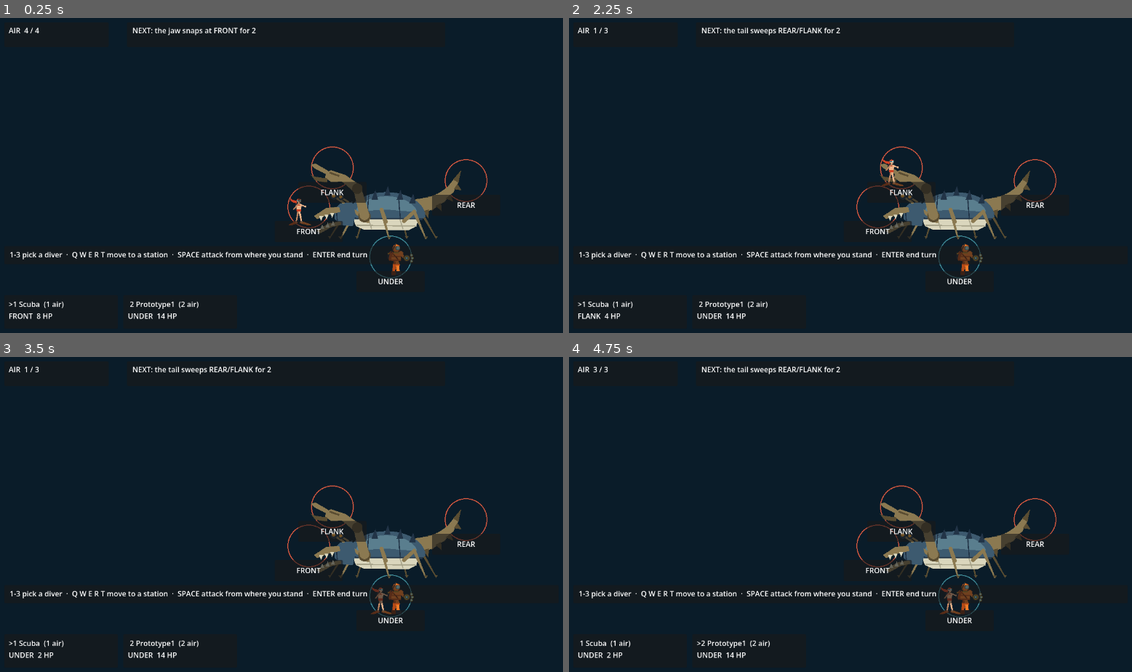
Above: before the commit, frames 1-4 (two rows, left to right).
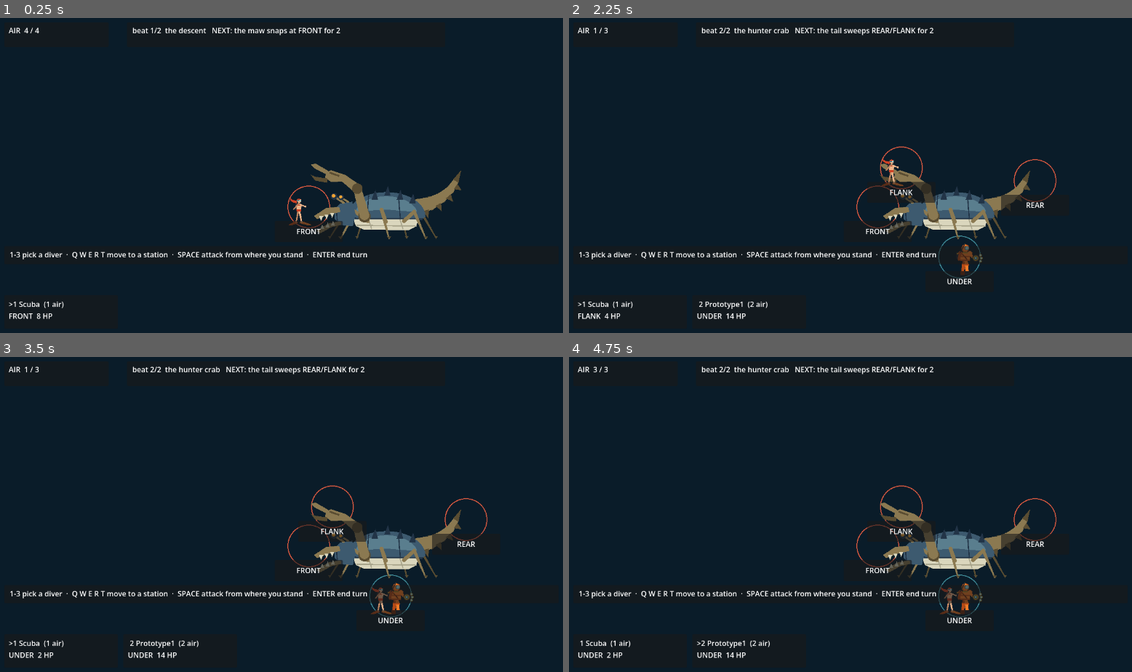
Above: after the commit, the same moments.

Repository: ImmortalDemonGod/salvage
Game: Godot game, scene res://game/main.tscn
Two runs of this game, one before a commit and one after it. Both use one fixed random seed, a clock stepped at 60 frames per second and the inputs below.
Inputs:
- Up to frame 1 (0.25 s): no input
- Up to frame 2 (2.25 s): tap Enter at 0.5, 0.6, 2 s; hold W 0.53-1.28 s; tap Space at 0.77, 1.07, 1.25, 1.52, 1.55, 1.82, 2.1 s; tap E at 0.8, 1.35 s; hold W from 2.03 s (still down)
- Up to frame 3 (3.5 s): keep holding W; tap Enter at 2.3, 2.85 s; tap Space at 2.75, 3.02, 3.32 s; tap E at 3.05 s
- Up to frame 4 (4.75 s): tap Enter at 3.5, 4.55 s; release W at 3.53 s; tap 1 at 3.6 s; tap Space at 3.77, 3.8, 4.07, 4.25, 4.52 s; tap 2 at 4.35 s

The runs differ from the first frame. In frame 1, 1.5% of the frame differs, in the area x 22-87%, y 3-96%; in frame 2, 0.5%; in frame 3, 0.5%; in frame 4, 0.5%.

Commit message:
The run layer: the beat ladder is the flow, and G2 proves it clears start to finish

Diff:
--- a/content/beats.gd
+++ b/content/beats.gd
@@ -18,6 +18,7 @@
 static var LADDER := [
 	{
 		"id": "opening",
+		"kind": "scene",
 		"title": "the boat",
 		"teaches": "goal",
 		"uses": ["goal"],
@@ -25,24 +26,30 @@
 	},
 	{
 		"id": "descent",
+		"kind": "combat",
+		"encounter": "descent",
 		"title": "the descent",
 		"teaches": "combat_frame",
 		"parts": ["air", "telegraph"],
 		"uses": ["goal", "combat_frame", "air", "telegraph"],
-		"built": false,
+		"built": true,
+		"expect": {"encounter": "descent", "divers": 1, "open_stations": 1, "limbs": 1},
 		"note": "one diver, one limb, no station choice: establishes that a turn is a budget and the enemy announces itself, BEFORE geography exists",
 	},
 	{
 		"id": "fight1",
+		"kind": "combat",
+		"encounter": "crab",
 		"title": "the hunter crab",
 		"teaches": "stations",
 		"parts": ["limbs"],
 		"uses": ["goal", "combat_frame", "stations", "air", "limbs", "telegraph"],
 		"built": true,
-		"expect": {"divers": 2, "open_stations": 4, "limbs": 3},
+		"expect": {"encounter": "crab", "divers": 2, "open_stations": 4, "limbs": 3},
 	},
 	{
 		"id": "boat1",
+		"kind": "scene",
 		"title": "Proto5 joins",
 		"teaches": "cost_tiers",
 		"uses": ["goal", "stations", "air", "cost_tiers"],
--- a/game/main.gd
+++ b/game/main.gd
@@ -5,6 +5,7 @@
 extends Control
 
 const Art := preload("res://game/art.gd")
+const Run := preload("res://sim/run.gd")
 
 const DESIGN := Vector2(1280, 720)
 
@@ -25,6 +26,7 @@
 const CRAB_POS := Vector2(866, 350)
 const CRAB_SCALE := 150.0
 
+var run: Run
 var combat: Combat
 var selected := 0
 var ui_stations: Array = []
@@ -34,7 +36,8 @@
 var ui_help: Label
 
 func _ready() -> void:
-	combat = Combat.new()
+	run = Run.new()
+	combat = run.combat
 	set_anchors_preset(Control.PRESET_FULL_RECT)
 	_build_ui()
 	_refresh()
@@ -113,15 +116,28 @@
 	help_panel.add_child(ui_help)
 
 func _refresh() -> void:
+	if combat == null:
+		# a scene beat, or the run is complete
+		ui_air.text = ""
+		ui_intent.text = run.state_line()
+		ui_help.text = "ENTER to continue"
+		for card in ui_divers:
+			card.visible = false
+		for i in range(ui_stations.size()):
+			ui_stations[i].visible = false
+		queue_redraw()
+		return
+	for i in range(ui_stations.size()):
+		ui_stations[i].visible = combat.station_open(i)
 	ui_air.text = "AIR  %d / %d" % [combat.air, combat.air_this_turn()]
 	var it: Dictionary = combat.intent()
 	if it.is_empty():
-		ui_intent.text = "the crab is spent"
+		ui_intent.text = "%s   spent" % run.state_line()
 	else:
 		var where: Array = []
 		for s in it.stations:
 			where.append(Combat.STATION_NAMES[s])
-		ui_intent.text = "NEXT: the %s %s %s for %d" % [combat.LIMB_NAMES[it.limb], it.name, "/".join(where), it.dmg]
+		ui_intent.text = "%s   NEXT: the %s %s %s for %d" % [run.state_line(), combat.LIMB_NAMES[it.limb], it.name, "/".join(where), it.dmg]
 	# the party size is content, not a constant: fight one runs two divers.
 	# This loop assumed three and printed a raw format string on the third
 	# card, which the as-played capture caught on its first frame.
@@ -141,7 +157,7 @@
 # ---- the player's door. The bot calls these same Combat methods. -------
 func player_attack() -> bool:
 	var ok := combat.act_attack(selected)
-	if ok: _refresh()
+	if ok: _after()
 	return ok
 
 func player_move(station: int) -> bool:
@@ -151,6 +167,15 @@
 
 func player_end_turn() -> void:
 	combat.end_turn()
+	_after()
+
+# A finished fight advances the ladder. The run owns progression; the
+# scene only asks it to move.
+func _after() -> void:
+	if combat != null and combat.outcome != "ongoing":
+		run.advance()
+		combat = run.combat
+		selected = 0
 	_refresh()
 
 func _unhandled_input(e: InputEvent) -> void:
@@ -167,12 +192,18 @@
 		KEY_R: player_move(Combat.REAR)
 		KEY_T: player_move(Combat.BACKLINE)
 		KEY_SPACE: player_attack()
-		KEY_ENTER: player_end_turn()
+		KEY_ENTER:
+			if combat == null:
+				run.advance(); combat = run.combat; selected = 0; _refresh()
+			else:
+				player_end_turn()
 
 func _draw() -> void:
 	draw_rect(Rect2(Vector2.ZERO, DESIGN), Color(0.04, 0.11, 0.16))
 	# station rings: red while the limb they expose is live, teal once it is
 	# broken or absent. This is the map changing, drawn.
+	if combat == null:
+		return
 	for i in range(5):
 		if not combat.station_open(i):
 			continue
@@ -184,6 +215,8 @@
 	# crab under two pixels tall, its foot triangles sub-pixel, and the
 	# triangulator rejected them, so the enemy silently did not draw at all
 	# while every test stayed green. Caught by the first as-played capture.
+	if combat == null:
+		return
 	Art.draw_crab(self, CRAB_POS + Vector2(0, 150), CRAB_SCALE, combat.limb_broken)
 	for i in range(combat.divers.size()):
 		var d = combat.divers[i]
--- /dev/null
+++ b/sim/run.gd
@@ -0,0 +1,82 @@
+# The run: the beat ladder made playable. Pure, no Node, no scene.
+#
+# Until this existed the project had one fight and no game, so G2
+# (winnable start to finish) and G12 (bypass) had nothing to measure.
+# The ladder in content/beats.gd IS the flow: there is no second list of
+# levels that could disagree with the teaching order.
+class_name Run
+extends RefCounted
+
+const Beats := preload("res://content/beats.gd")
+
+var beat := 0
+var combat: Combat = null
+var carried_hp: Dictionary = {}    # diver name -> hp, carried across a dive
+var log_lines: Array = []
+var finished := false
+
+func _init() -> void:
+	_enter()
+
+func built_beats() -> Array:
+	var out: Array = []
+	for b in Beats.LADDER:
+		if b.get("built", false):
+			out.append(b)
+	return out
+
+func current() -> Dictionary:
+	var bs := built_beats()
+	if beat >= bs.size():
+		return {}
+	return bs[beat]
+
+func _enter() -> void:
+	var b := current()
+	if b.is_empty():
+		finished = true
+		combat = null
+		return
+	if String(b.get("kind", "scene")) == "combat":
+		combat = Combat.new(String(b.encounter))
+		# HP is carried across a dive and restored only at the boat
+		# (SPEC 2b A3: the dive is the unit of attrition).
+		for d in combat.divers:
+			if carried_hp.has(d.dname):
+				d.hp = min(int(carried_hp[d.dname]), d.max_hp)
+		log_lines.append("%s" % String(b.title))
+	else:
+		combat = null
+		log_lines.append("%s" % String(b.title))
+
+func _bank_hp() -> void:
+	if combat == null:
+		return
+	for d in combat.divers:
+		carried_hp[d.dname] = d.hp
+
+# Advance when the current beat is complete. Returns true if it moved.
+func advance() -> bool:
+	if finished:
+		return false
+	var b := current()
+	if String(b.get("kind", "scene")) == "combat":
+		if combat == null or combat.outcome == "ongoing":
+			return false
+		if combat.outcome == "defeat":
+			# A4: the dive fails, you surface, progress is kept.
+			log_lines.append("the dive fails; the squad surfaces")
+			carried_hp.clear()
+			beat = 0
+			_enter()
+			return true
+		_bank_hp()
+	beat += 1
+	_enter()
+	return true
+
+func state_line() -> String:
+	var b := current()
+	if finished:
+		return "run complete"
+	return "beat %d/%d  %s" % [beat + 1, built_beats().size(), String(b.get("title", "?"))]
--- a/verify/checks.gd
+++ b/verify/checks.gd
@@ -2,6 +2,11 @@
 # dominance search belongs in the nightly bucket (SPEC 4b).
 # Usage: godot --headless --path ~/salvage --script verify/checks.gd
 extends SceneTree
+
+# preload, never rely on class_name: a newly added class_name is not
+# resolvable until the project is re-imported, which has now cost three
+# round trips in this run.
+const Run := preload("res://sim/run.gd")
 
 var findings: Array = []
 
@@ -100,9 +105,39 @@
 					return
 	print("telegraph  %d hostile slots, announced == delivered" % checked)
 
+# G2: the slice is winnable start to finish, and a win exists from every
+# reachable state. Positioning adds a real softlock risk (a diver stranded
+# where it can neither act usefully nor retreat) and only playing the whole
+# ladder catches it.
+func check_run(n: int) -> void:
+	var cleared := 0
+	var worst := 0
+	for s in range(n):
+		var r := Run.new()
+		var rng := RandomNumberGenerator.new()
+		rng.seed = s
+		var acts := 0
+		while not r.finished and acts < 4000:
+			acts += 1
+			if r.combat == null:
+				r.advance()
+				continue
+			var a: Dictionary = Bots.greedy(r.combat, rng)
+			if a.is_empty() or not Bots.apply(r.combat, a):
+				r.combat.end_turn()
+			if r.combat.outcome != "ongoing":
+				r.advance()
+		if r.finished:
+			cleared += 1
+		worst = max(worst, acts)
+	print("G2 run       %d/%d cleared the built ladder, worst %d actions" % [cleared, n, worst])
+	if cleared < n:
+		fail("G2 NOT WINNABLE: %d of %d runs failed to reach the end of the built ladder" % [n - cleared, n])
+
 func _init() -> void:
 	var t := Time.get_ticks_usec()
 	check_bands(1000)
+	check_run(40)
 	check_stations(300)
 	check_telegraph(300)
 	print("ran in %.0f ms" % ((Time.get_ticks_usec() - t) / 1000.0))
--- a/verify/differential.gd
+++ b/verify/differential.gd
@@ -15,19 +15,23 @@
 var frames := 0
 var findings: Array = []
 
-# move Scuba to REAR, Proto5 attacks the claw, end turn, and so on
-const SCRIPT := [
-	{"kind": "move", "i": 0, "s": 3},
-	{"kind": "attack", "i": 2},
-	{"kind": "end", "i": 0, "s": 0},
-	{"kind": "move", "i": 1, "s": 1},
-	{"kind": "attack", "i": 1},
-	{"kind": "attack", "i": 0},
-	{"kind": "end", "i": 0, "s": 0},
-	{"kind": "move", "i": 2, "s": 0},
-	{"kind": "attack", "i": 2},
-	{"kind": "end", "i": 0, "s": 0},
-]
+# The script is DERIVED from whatever encounter the scene is actually on,
+# not hardcoded. A fixed script assumed the crab and started failing the
+# moment the run began on `descent` instead: the instrument was asserting
+# a constant it could measure, which is standing rule 3 pointed at a
+# test's inputs rather than its labels.
+func build_script(c: Combat) -> Array:
+	var out: Array = []
+	var n: int = c.divers.size()
+	var open: Array = c.OPEN_STATIONS
+	for round_i in range(3):
+		for i in range(n):
+			var target: int = int(open[(i + round_i) % open.size()])
+			if target != int(c.divers[i].station):
+				out.append({"kind": "move", "i": i, "s": target})
+			out.append({"kind": "attack", "i": i})
+		out.append({"kind": "end", "i": 0, "s": 0})
+	return out
 
 var scene: Control
 
@@ -52,10 +56,14 @@
 	if frames < 3:
 		return false
 
-	var a := Combat.new()          # path A: what the bots drive
 	var b: Combat = scene.combat   # path B: what the keyboard drives
+	if b == null:
+		print("differential  scene has no combat on this beat; nothing to compare")
+		quit(0)
+		return true
+	var a := Combat.new(b.enc_id)  # path A: what the bots drive, SAME encounter
 	var steps := 0
-	for step in SCRIPT:
+	for step in build_script(b):
 		var ra := false
 		var rb := false
 		match step.kind:
Not shown, added: content/encounters.gd.uid
Not shown, added: sim/run.gd.uid
Not shown, changed: PROGRESS.md
